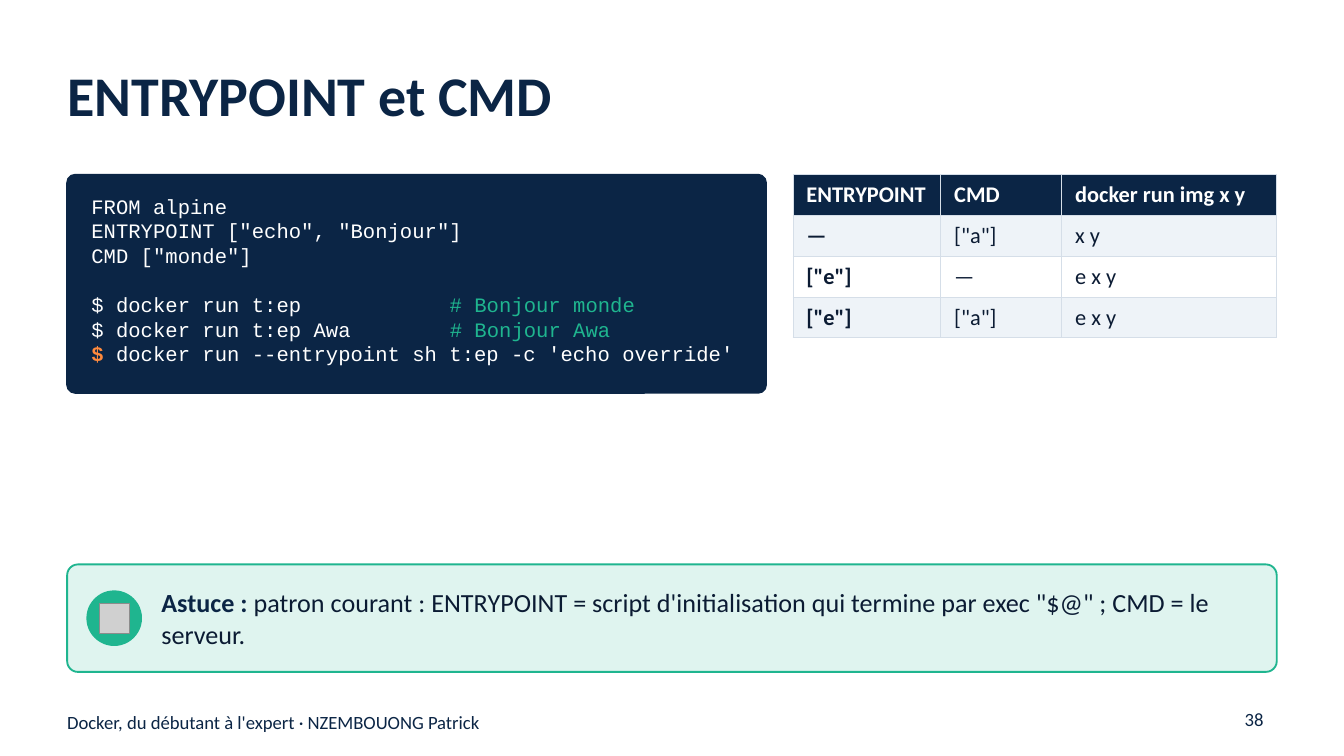
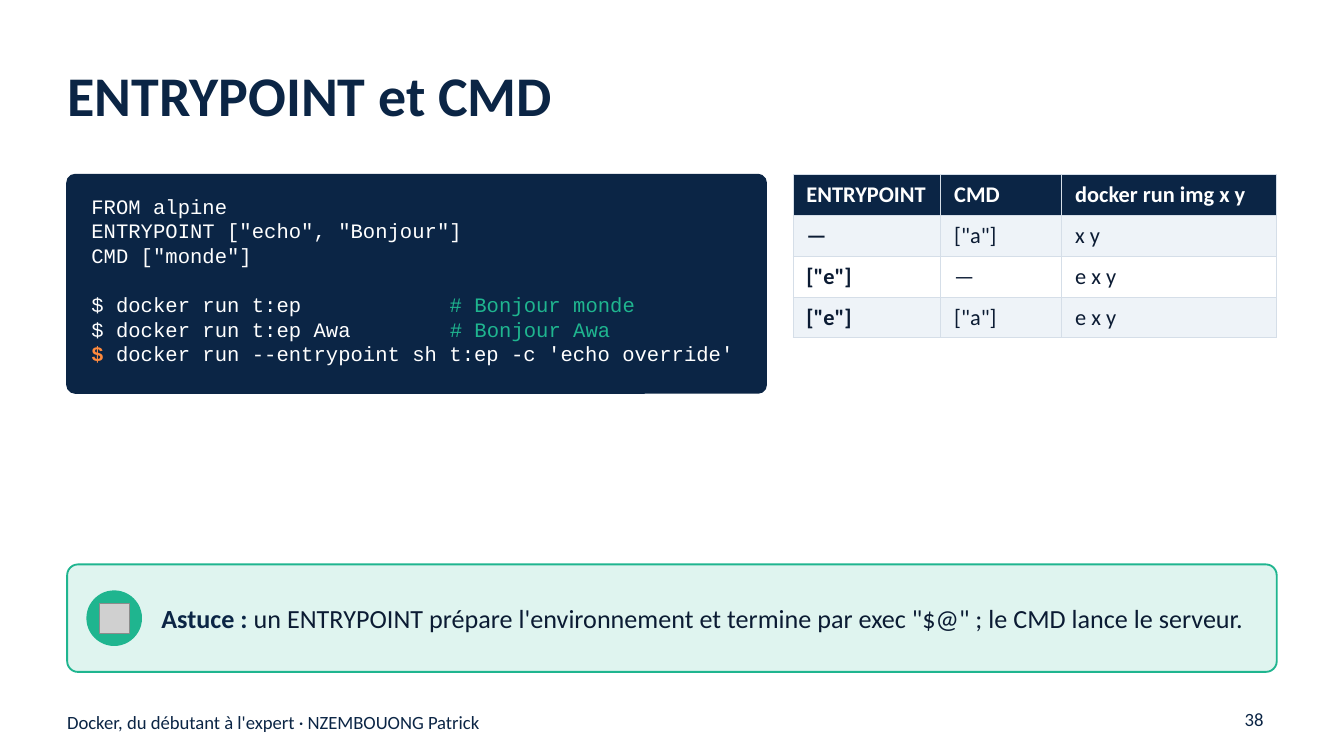
Before and after one commit to nzembouong18/Docker, a slide deck: slide 38 of support-de-cours/Docker-du-debutant-a-l-expert.pptx. Drawn at 1344x756 pixels with LibreOffice and Linux fonts; fonts in the diff are those of the drawing; grey boxes stand for pictures. Boxes give left, top, right and bottom in pixels: in the first picture for what was removed or moved away, otherwise in the second. Text is boxed around its words. In the diff, an @@ line names an element or a change of style, - is before the commit and + after.

```diff
--- a/support-de-cours/Docker-du-debutant-a-l-expert.pptx
+++ b/support-de-cours/Docker-du-debutant-a-l-expert.pptx
@@ text at box(161, 610, 1243, 633): text changed @@
-Astuce : patron courant : ENTRYPOINT = script d'initialisation qui termine par exec "$@" ; CMD = le serveur.
+Astuce : un ENTRYPOINT prépare l'environnement et termine par exec "$@" ; le CMD lance le serveur.
```
Also in this commit, not shown: 15 other slides changed, 5 other files.
